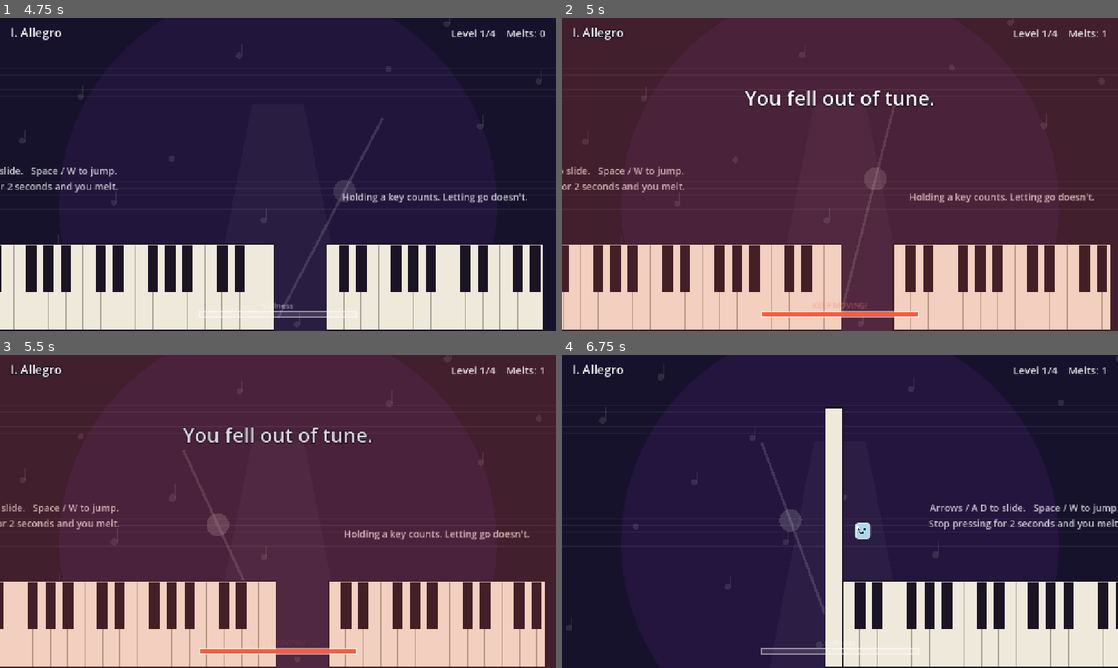
Above: before the commit, frames 1-4 (two rows, left to right).
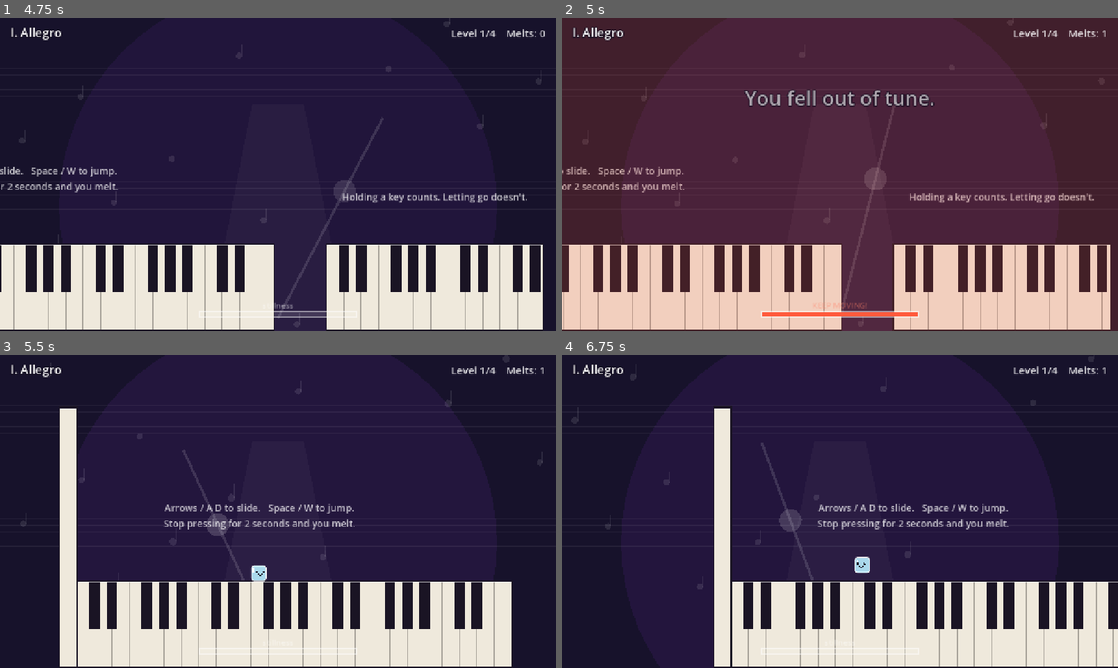
Above: after the commit, the same moments.

Repository: lazywarp/OctAIJam
Game: Godot game, scene res://scenes/main.tscn
Two runs of this game, one before a commit and one after it. Both use one fixed random seed, a clock stepped at 60 frames per second and the inputs below.
Inputs (mouse positions are in pixels of both pictures, inside the frame that each line leads up to):
- Up to frame 1 (4.75 s): tap Enter at 0.5 s; move the mouse to (400, 158) at 0.52 s; hold Space (jump) 0.53-1.28 s; hold Right (move_right) 0.53-2.03 s; click (400, 158) at 0.67 s; move the mouse to (166, 190) at 1.27 s; tap Z at 1.35, 2.85, 4.35 s; tap Space (jump) at 1.52, 1.55, 1.82, 3.02, 3.05, 3.32, 4.52, 4.55 s; move the mouse to (333, 105) at 2.02 s; hold Left (move_left) 2.03-2.78 s; hold Space (jump) 2.03-2.78 s; move the mouse to (250, 237) at 2.77 s; hold Right (move_right) 2.78-4.28 s; click (250, 237) at 2.92 s; move the mouse to (444, 221) at 3.52 s; hold Space (jump) 3.53-4.28 s; move the mouse to (111, 127) at 4.27 s; hold Left (move_left) from 4.28 s (still down)
- Up to frame 2 (5 s): keep holding Left (move_left); tap Space (jump) at 4.82 s
- Up to frame 3 (5.5 s): move the mouse to (305, 511) at 5.02 s; release Left (move_left) at 5.03 s; hold Right (move_right) from 5.03 s (still down); hold Space (jump) from 5.03 s (still down); click (305, 511) at 5.17 s
- Up to frame 4 (6.75 s): move the mouse to (756, 433) at 5.77 s; release Right (move_right) at 5.78 s; release Space (jump) at 5.78 s; hold Left (move_left) from 5.78 s (still down); tap Z at 5.85 s; tap Space (jump) at 6.02, 6.05, 6.32 s; move the mouse to (962, 495) at 6.52 s; hold Space (jump) from 6.53 s (still down)

Frame 1 is identical in both runs. In frame 2, 0.6% of the frame differs, in the area x 32-67%, y 23-28%; in frame 3, 99%, in the area x 0-100%, y 0-100%; in frame 4, 17%.

Commit message:
Make death and restart feel instant
Shorten the auto-restart after death to 0.7 s for a stillness melt and
0.5 s for a hot-hazard sizzle or a fall, with the HUD death message
matching. A fresh jump/move press after a 0.2 s lockout skips straight
to the restart; a key held from before death does not. Speed up the
normal melt animation (1.6 -> 2.4) so the puddle shows before reload.

Co-Authored-By: Claude Opus 5.5 <noreply@anthropic.com>

Diff:
--- a/scripts/main.gd
+++ b/scripts/main.gd
@@ -15,6 +15,9 @@
 const IDLE_LIMIT := 2.0
 const DEFAULT_SWITCH_BEATS := 2
 const SWITCH_GRACE := 0.7 # from this switch_phase on, the incoming beat group is already solid
+const RESTART_MELT := 0.7 # auto-restart delay after melting from stillness
+const RESTART_FAST := 0.5 # auto-restart delay after a sizzle or a fall
+const SKIP_LOCKOUT := 0.2 # a fresh press after this long into dying restarts immediately
 const ROOT_HZ := 523.25 # C5
 const BASS_HZ := 130.81 # C3
 # I - vi - IV - V, as semitones above the root.
@@ -39,6 +42,7 @@
 
 var _beat_clock := 0.0
 var _state_t := 0.0
+var _dying_t := 0.0 # time since death, for the skip lockout
 var _melody_i := 0
 var _pressed_this_frame := false
 var _goal: GoalScript
@@ -129,6 +133,10 @@
 				die("You fell out of tune.")
 		"dying", "win":
 			_state_t -= delta
+			if state == "dying":
+				_dying_t += delta
+				if _dying_t >= SKIP_LOCKOUT and _skip_pressed():
+					_state_t = 0.0
 			if _state_t <= 0.0:
 				if state == "dying":
 					_load_level(level_index, false)
@@ -151,6 +159,12 @@
 		or Input.is_action_pressed("move_left") \
 		or Input.is_action_pressed("move_right") \
 		or Input.is_action_pressed("jump")
+
+
+func _skip_pressed() -> bool:
+	return Input.is_action_just_pressed("jump") \
+		or Input.is_action_just_pressed("move_left") \
+		or Input.is_action_just_pressed("move_right")
 
 
 func level_count() -> int:
@@ -272,12 +286,15 @@
 func die(reason: String, hot := false) -> void:
 	if state != "play":
 		return
+	# Only a stillness melt gets the longer delay; sizzles and falls restart faster.
+	var delay := RESTART_MELT if idle >= IDLE_LIMIT and not hot else RESTART_FAST
 	state = "dying"
-	_state_t = 1.1
+	_state_t = delay
+	_dying_t = 0.0
 	deaths += 1
 	player.die(hot)
 	synth.play("sizzle" if hot else "melt", 660.0, -4.0)
-	_show(reason, 1.1)
+	_show(reason, delay)
 
 
 func reach_goal() -> void:
--- a/scripts/player.gd
+++ b/scripts/player.gd
@@ -20,7 +20,7 @@
 var dead := false
 
 var _shown_melt := 0.0
-var _melt_speed := 1.6
+var _melt_speed := 2.4
 var _coyote := 0.0
 var _buffer := 0.0
 var _was_on_floor := true
@@ -43,7 +43,7 @@
 func die(hot: bool) -> void:
 	dead = true
 	velocity = Vector2.ZERO
-	_melt_speed = 4.0 if hot else 1.6
+	_melt_speed = 4.0 if hot else 2.4 # fully melted well before main.gd restarts
 
 
 func win() -> void:
